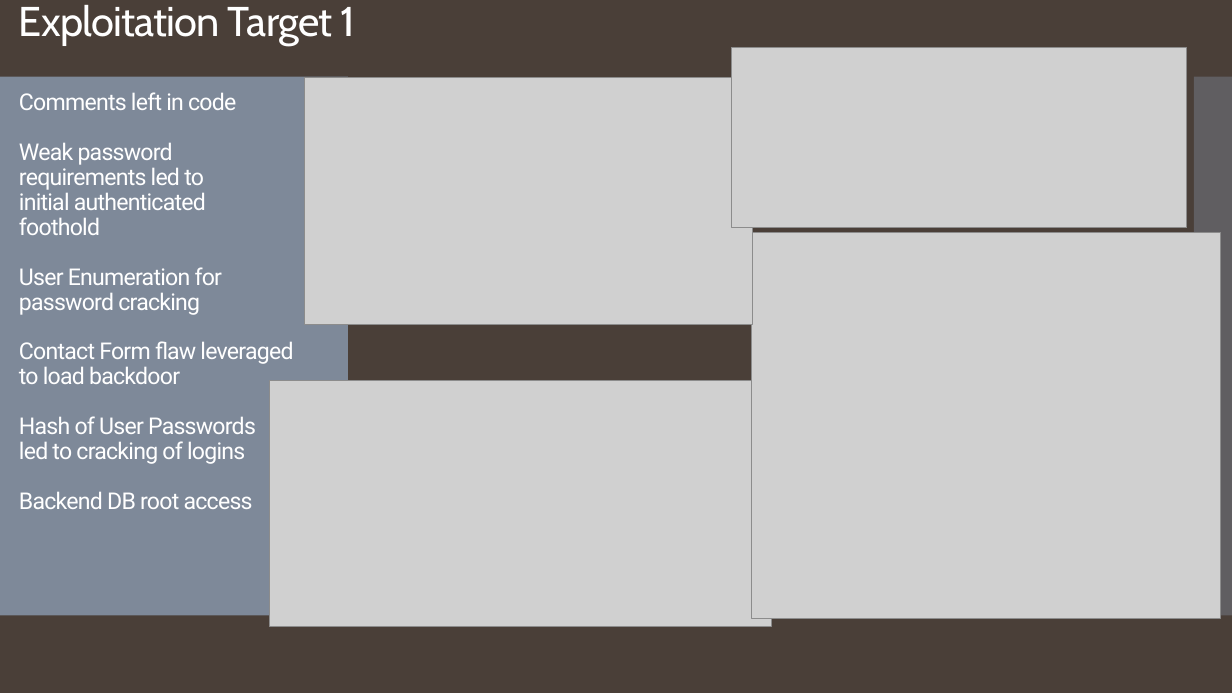
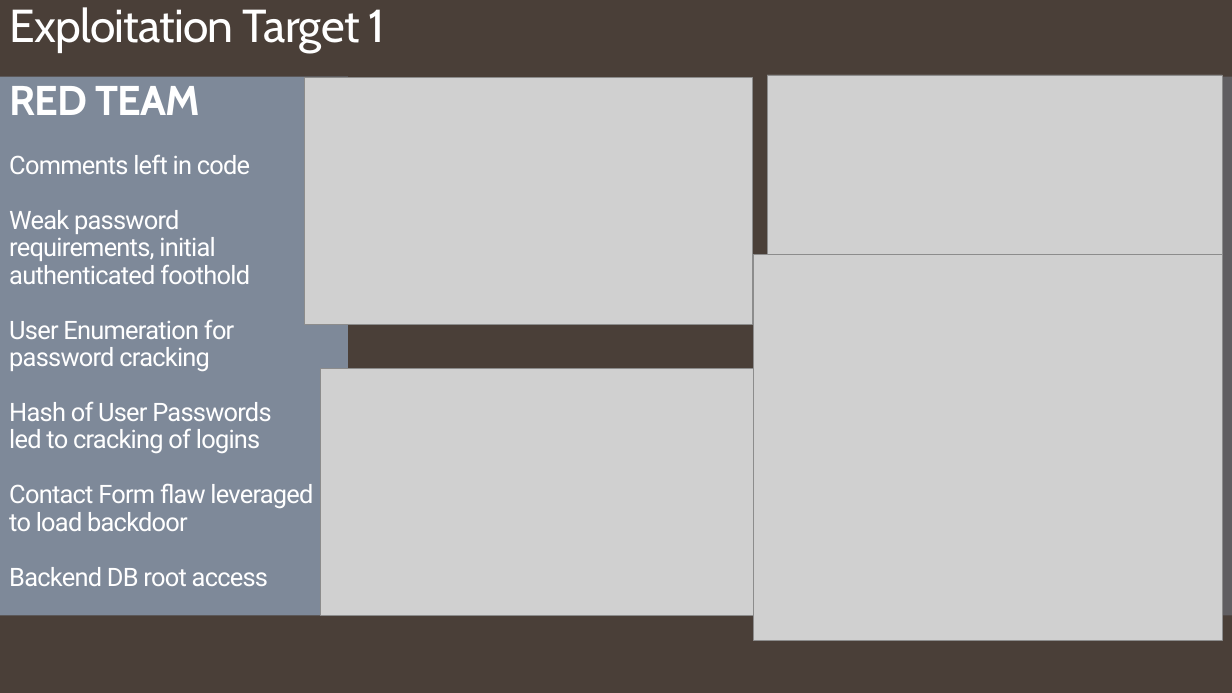
Before and after one commit to forrestaj64/Vulnerabilities-Attack-Defend-Remediate, a slide deck: slide 8 of Overiew-Presentation.pptx (slide 6 before the commit). Drawn at 1232x693 pixels with LibreOffice and Linux fonts; fonts in the diff are those of the drawing; grey boxes stand for pictures. Boxes give left, top, right and bottom in pixels: in the first picture for what was removed or moved away, otherwise in the second. Text is boxed around its words. In the diff, an @@ line names an element or a change of style, - is before the commit and + after.

```diff
--- a/Overiew-Presentation.pptx
+++ b/Overiew-Presentation.pptx
@@ title at (9, 7, 384, 586): text changed; size 18 to 19.8 pt @@
-Exploitation Target 1
-Comments left in code
-Weak password
-requirements led to
-initial authenticated
-foothold
-User Enumeration for
-password cracking
-Contact Form flaw leveraged
-to load backdoor
-Hash of User Passwords
-led to cracking of logins
-Backend DB root access
+Exploitation Target 1
+RED TEAM
+Comments left in code
+Weak password
+requirements, initial
+authenticated foothold
+User Enumeration for
+password cracking
+Hash of User Passwords
+led to cracking of logins
+Contact Form flaw leveraged
+to load backdoor
+Backend DB root access
@@ picture: place and size @@
-picture at (732, 48, 1188, 228)
+picture at (767, 75, 1223, 255)
@@ picture: place and size @@
-picture at (752, 233, 1221, 618)
+picture at (753, 255, 1222, 640)
@@ picture: place and size @@
-picture at (270, 380, 772, 627)
+picture at (321, 369, 823, 616)
```
Also in this commit, not shown: 7 other slides changed, 4 slides added, 2 slides removed.
